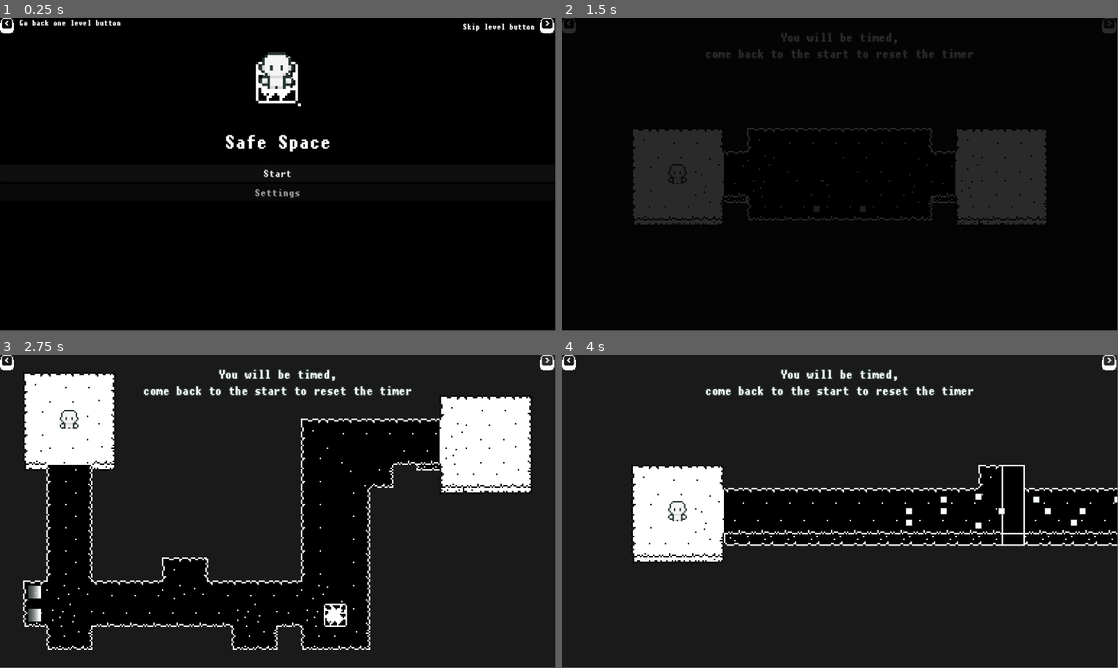
Above: before the commit, frames 1-4 (two rows, left to right).
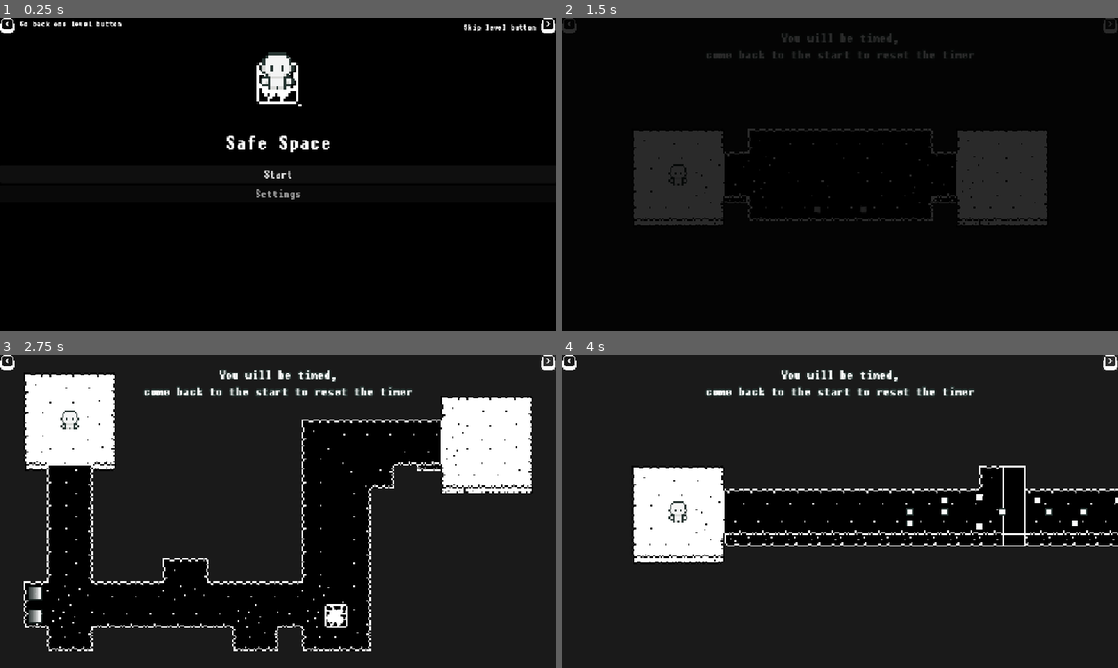
Above: after the commit, the same moments.

Repository: Janfra/Brackeys_Gamejam_2024
Game: Godot game, scene res://Levels/main_menu.tscn
The game is run twice, just before and just after one commit, with the same random seed, the same clock (stepped at 60 frames per second) and the same inputs.
Inputs (mouse positions are in pixels of both pictures, inside the frame that each line leads up to):
- Up to frame 1 (0.25 s): no input
- Up to frame 2 (1.5 s): click "Start" at 0.5 s; click (1106, 24) at 1.25 s
- Up to frame 3 (2.75 s): click (544, 361) at 2 s
- Up to frame 4 (4 s): click (1106, 361) at 2.75 s; click (1106, 361) at 3.5 s
In our replay, the window is 799x449 before the commit and 800x450 after it. These sizes can differ from the game's own. Grey fills any space a smaller window leaves; there, only what the larger window draws over its background counts as a difference.

The runs differ from the first frame. In frame 1, 1.2% of the frame differs, in the area x 0-100%, y 0-58%; in frame 2, 1.6%; in frame 3, 4.5%, in the area x 0-100%, y 0-95%; in frame 4, 3.7%.

Commit message:
Hint Label
# Description
Added a label in the settings UI to display hints. Current implementation displays text informing the user if a key is already bind to another input to give feedback on ignored key rebind request.

Diff:
--- a/Scenes/UI/ui_settings.tscn
+++ b/Scenes/UI/ui_settings.tscn
@@ -7,6 +7,7 @@
 [ext_resource type="Resource" uid="uid://vej5v4nvrdv8" path="res://Resources/InputAction/move_down.tres" id="3_n0r5x"]
 [ext_resource type="Resource" uid="uid://cdhqsa4ib813g" path="res://Resources/InputAction/move_right.tres" id="4_tlbw8"]
 [ext_resource type="Resource" uid="uid://bd358m510ygb4" path="res://Resources/InputAction/move_left.tres" id="5_dxns8"]
+[ext_resource type="LabelSettings" uid="uid://bfj4rkwntdoc8" path="res://Visuals/Themes/TextLabel.tres" id="8_1x5tl"]
 
 [sub_resource type="StyleBoxFlat" id="StyleBoxFlat_wy4t6"]
 bg_color = Color(0.0588235, 0.0588235, 0.0588235, 1)
@@ -18,7 +19,7 @@
 border_width_right = 1
 border_width_bottom = 1
 
-[node name="UiSettings" type="Control" node_paths=PackedStringArray("_input_listener", "_rebind_uis")]
+[node name="UiSettings" type="Control" node_paths=PackedStringArray("_input_listener", "_rebind_uis", "_hint_label")]
 layout_mode = 3
 anchors_preset = 15
 anchor_right = 1.0
@@ -28,6 +29,7 @@
 script = ExtResource("1_k17at")
 _input_listener = NodePath("GenericInputListener")
 _rebind_uis = [NodePath("VBoxContainer/ScrollContainer/MarginContainer/VBoxContainer/InputRebindUI"), NodePath("VBoxCon …(246 unchanged characters)…
+_hint_label = NodePath("VBoxContainer/Hint")
 
 [node name="GenericInputListener" type="Node" parent="."]
 script = ExtResource("2_by1xg")
@@ -143,6 +145,14 @@
 custom_minimum_size = Vector2(0, 10)
 layout_mode = 2
 
+[node name="Hint" type="Label" parent="VBoxContainer"]
+custom_minimum_size = Vector2(0, 30)
+layout_mode = 2
+size_flags_vertical = 8
+label_settings = ExtResource("8_1x5tl")
+horizontal_alignment = 1
+clip_text = true
+
 [node name="SettingsCloseButtons" type="HBoxContainer" parent="VBoxContainer"]
 custom_minimum_size = Vector2(100, 30)
 layout_mode = 2
--- a/Scripts/UI/SettingsUI.gd
+++ b/Scripts/UI/SettingsUI.gd
@@ -7,11 +7,15 @@
 @export
 var _rebind_uis: Array[InputActionUI]
 
+@export
+var _hint_label: Label
+
 var _modified_input_actions: Array[InputActionUI]
 var _current_input_action: InputActionUI
 
 func _ready() -> void:
 	assert(_input_listener)
+	assert(_hint_label)
 	for action_UI in _rebind_uis:
 		action_UI.on_selected.connect(_on_input_rebind_ui_selected.bind())
 
@@ -57,6 +61,9 @@
 		if (not _modified_input_actions.has(_current_input_action)):
 			_modified_input_actions.append(_current_input_action)
 
+		_hint_label.visible = false
+	else:
+		_show_key_conflict_hint(keycode)
 
 	_current_input_action = null
 
@@ -70,3 +77,11 @@
 	else: # Otherwise update selection and listen
 		_current_input_action = input_action
 		_input_listener.set_listening(true)
+
+
+
+func _show_key_conflict_hint(keycode: Key) -> void:
+	var action_data: InputActionData = GameSettings.get_key_owner(keycode)
+	var hint_text = "Key {} is already bind to {}".format([OS.get_keycode_string(keycode), action_data.display_name], "{}")
+	_hint_label.text = hint_text
+	_hint_label.visible = true
--- /dev/null
+++ b/Visuals/Themes/TextLabel.tres
@@ -0,0 +1,9 @@
+[gd_resource type="LabelSettings" load_steps=2 format=3 uid="uid://bfj4rkwntdoc8"]
+
+[ext_resource type="FontFile" uid="uid://8niay86l613x" path="res://Visuals/UI/chary___.ttf" id="1_rlcf1"]
+
+[resource]
+resource_local_to_scene = true
+font = ExtResource("1_rlcf1")
+font_size = 20
+font_color = Color(1, 1, 1, 0.521569)
--- a/project.godot
+++ b/project.godot
@@ -25,6 +25,7 @@
 
 [display]
 
+window/stretch/mode="canvas_items"
 mouse_cursor/custom_image="uid://dvam4ejmbv6b"
 mouse_cursor/custom_image_hotspot=Vector2(8, 8)
 
Not shown: 1 places in Scenes/UI/ui_settings.tscn that only renumber resources
